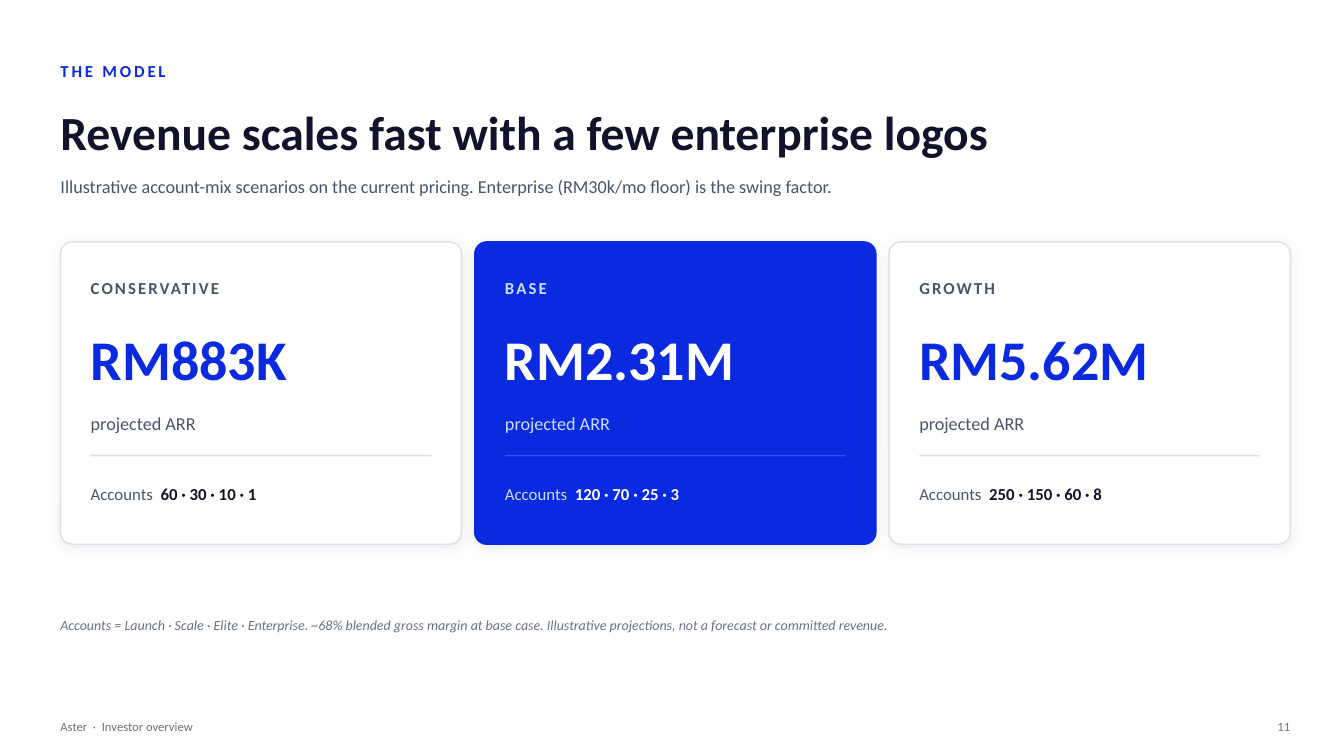
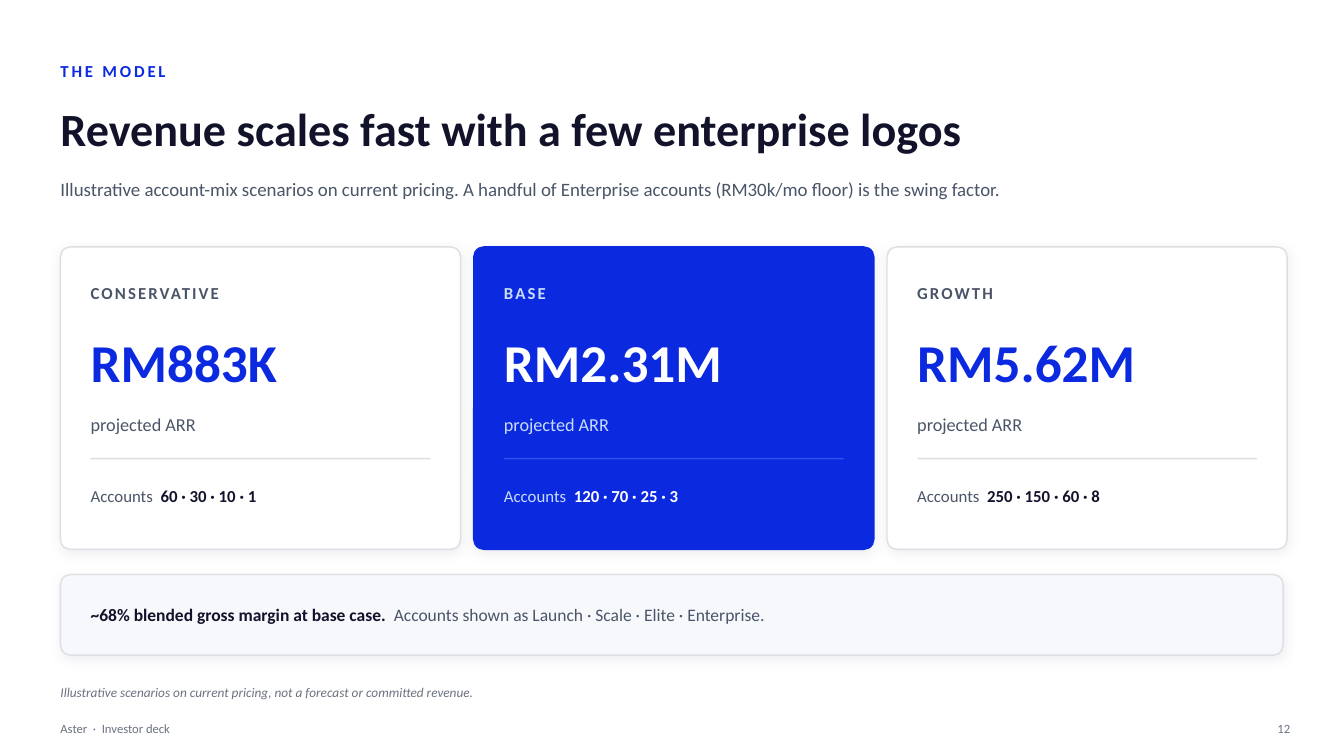
Before and after one commit to shahramly83/aster, a slide deck: slide 12 of docs/aster-investor.pptx (slide 11 before the commit). Drawn at 1344x756 pixels with LibreOffice and Linux fonts; fonts in the diff are those of the drawing. Boxes give left, top, right and bottom in pixels: in the first picture for what was removed or moved away, otherwise in the second. Text is boxed around its words. In the diff, an @@ line names an element or a change of style, - is before the commit and + after.

```diff
--- a/docs/aster-investor.pptx
+++ b/docs/aster-investor.pptx
@@ text "Revenue scales fast with a ..." at bbox=[60, 113, 961, 154]: size 34 to 33 pt @@
@@ text at bbox=[60, 182, 1000, 199]: text changed; size 13 to 13.5 pt @@
-Illustrative account-mix scenarios on the current pricing. Enterprise (RM30k/mo floor) is the swing factor.
+Illustrative account-mix scenarios on current pricing. A handful of Enterprise accounts (RM30k/mo floor) is the swing factor.
@@ 3 texts, 3 lines, 3 rounded rectangles: place and size @@
-3 texts, 3 lines, 3 rounded rectangles at bbox=[60, 242, 1291, 544]
+3 texts, 3 lines, 3 rounded rectangles at bbox=[60, 247, 1288, 549]
@@ shadow changed; proportions changed in 3 elements at bbox=[60, 247, 461, 549], bbox=[474, 247, 874, 549], bbox=[887, 247, 1288, 549] @@
@@ size 40 to 38 pt in 3 elements at bbox=[91, 345, 277, 383], bbox=[504, 347, 722, 383], bbox=[917, 345, 1135, 383] @@
@@ rounded rectangle added at bbox=[60, 575, 1284, 655], fill #F7F8FC, outline #DEDEE3 1 pt @@
@@ text at bbox=[91, 608, 764, 624]: text changed; size 10 to 12.5 pt; text colour #6B7280 to #4A5568; italic off @@
-Accounts = Launch · Scale · Elite · Enterprise. ~68% blended gross margin at base case. Illustrative projections, not a forecast or committed revenue.
+~68% blended gross margin at base case. Accounts shown as Launch · Scale · Elite · Enterprise.
@@ text added at bbox=[60, 688, 473, 699], 9.5 pt, text #6B7280, italic @@
+Illustrative scenarios on current pricing, not a forecast or committed revenue.
@@ text at bbox=[60, 724, 170, 733]: text changed @@
-Aster · Investor overview
+Aster · Investor deck
@@ text removed at bbox=[1277, 723, 1290, 731] @@
-11
@@ text added at bbox=[1277, 725, 1290, 733], 9 pt, text #6B7280 @@
+12
```
Also in this commit, not shown: 6 other slides changed, 7 slides added, 5 slides removed.
